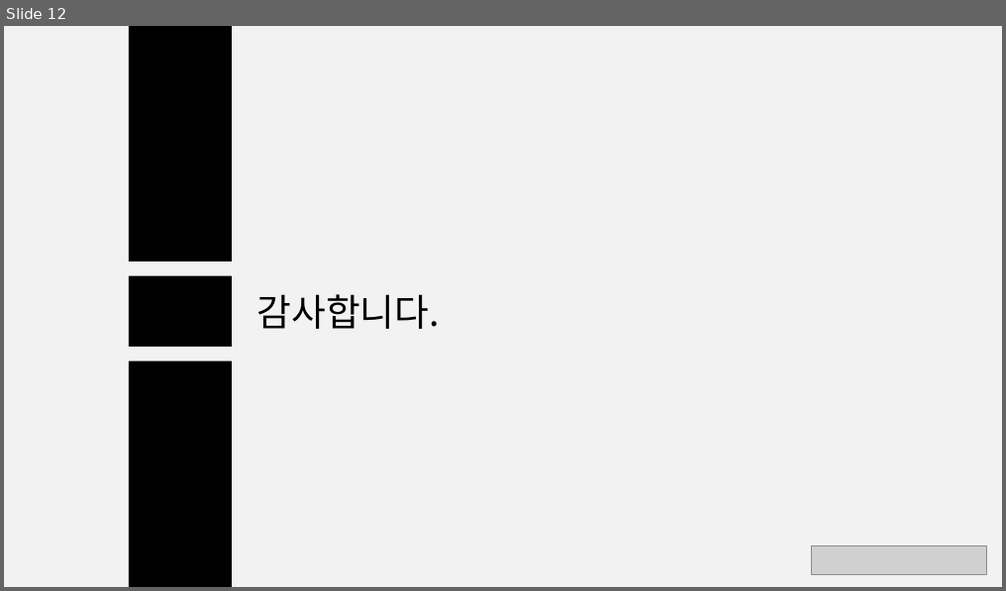
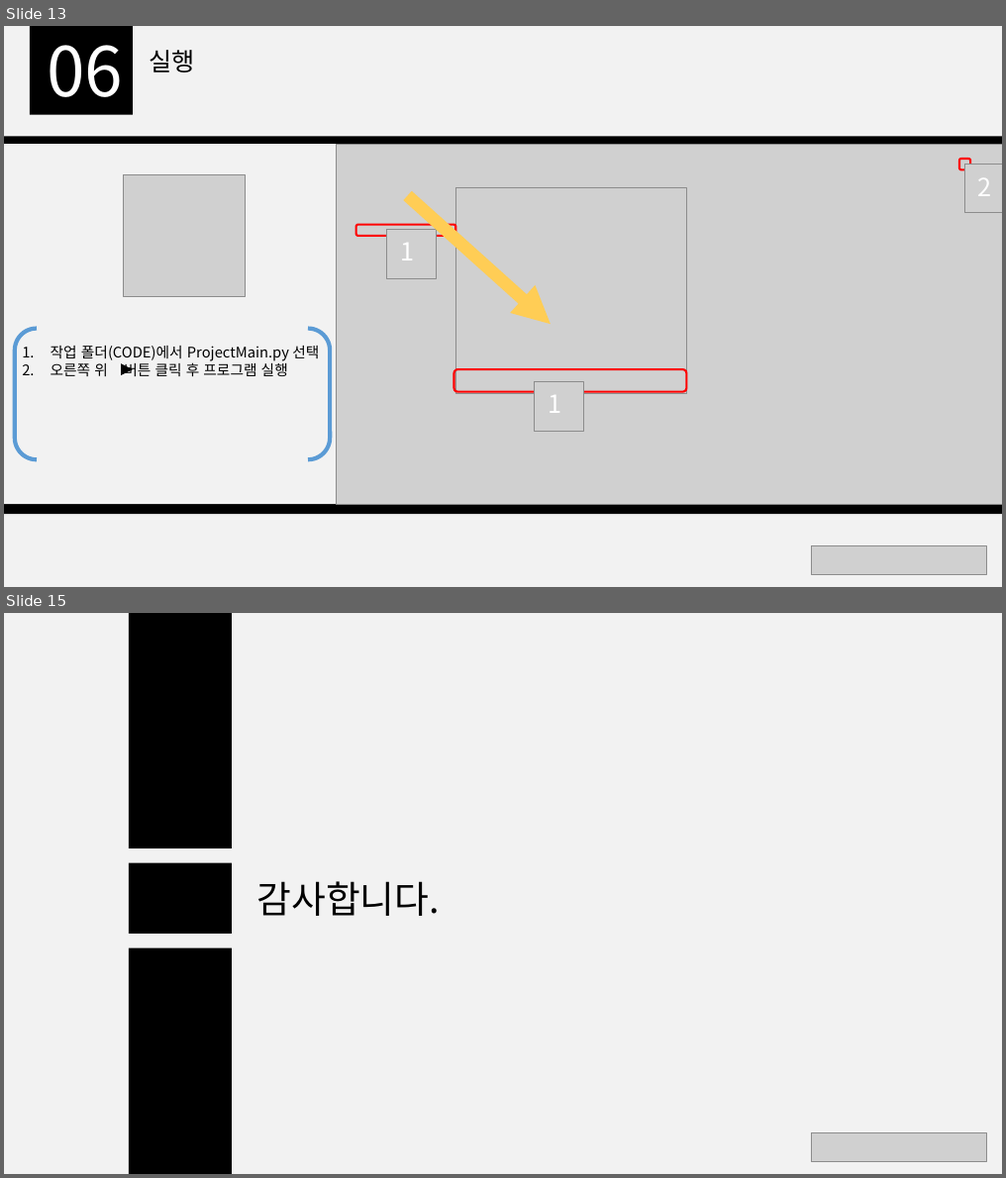
Before and after one commit to ljw971125/Python-, a slide deck: doc/개발환경 구축 가이드.pptx. Shown one above the other, each under a label of ours: slide 12 before the commit, slides 13 and 15 after it; the slides between them are not shown. The pictures are 1006x591 and 1006x1178 pixels, drawn with LibreOffice and Linux fonts; fonts in the diff are those of the drawing; grey boxes stand for pictures. Boxes give left, top, right and bottom in pixels: in the first picture for what was removed or moved away, otherwise in the second. Text is boxed around its words. In the diff, an @@ line names an element or a change of style, - is before the commit and + after.

Commit message:
프로젝트(발표)

```diff
--- a/doc/개발환경 구축 가이드.pptx
+++ b/doc/개발환경 구축 가이드.pptx
@@ slide 13 added at bbox=[4, 26, 1002, 587], background #F2F2F2 @@
@@ rectangle added at bbox=[30, 26, 133, 115], fill #000000 @@
@@ text added at bbox=[47, 45, 123, 97], 66 pt, text #FFFFFF @@
+06
@@ text added at bbox=[150, 50, 195, 73], 24 pt, text #000000 @@
+실행
@@ rectangle added at bbox=[4, 136, 1002, 514], fill #000000 @@
@@ rectangle added at bbox=[4, 144, 1002, 505], fill #F2F2F2 @@
@@ picture added at bbox=[337, 144, 1002, 505] @@
@@ rounded rectangle added at bbox=[960, 159, 971, 170], outline #FF0000 2 pt @@
@@ picture added at bbox=[965, 165, 1002, 212] @@
@@ picture added at bbox=[123, 174, 245, 296] @@
@@ arrow added from (408, 196) to (550, 324), #FFCD55 12 pt @@
@@ picture added at bbox=[456, 188, 687, 393] @@
@@ text added at bbox=[978, 178, 992, 196], 24 pt, text #FFFFFF @@
+2
@@ rounded rectangle added at bbox=[355, 224, 455, 236], outline #FF0000 2 pt @@
@@ picture added at bbox=[386, 230, 436, 279] @@
@@ text added at bbox=[400, 243, 414, 261], 24 pt, text #FFFFFF @@
+1
@@ bracket pair added at bbox=[15, 329, 330, 461], outline #5B9BD5 4 pt @@
@@ text added at bbox=[51, 346, 319, 376], 14 pt, text #000000 @@
+1. 작업 폴더(CODE)에서 ProjectMain.py 선택
+2. 오른쪽 위 버튼 클릭 후 프로그램 실행
@@ triangle added at bbox=[121, 364, 133, 375], fill #000000 @@
@@ rounded rectangle added at bbox=[453, 370, 687, 392], outline #FF0000 2 pt @@
@@ picture added at bbox=[535, 381, 584, 431] @@
@@ text added at bbox=[548, 395, 561, 413], 24 pt, text #FFFFFF @@
+1
@@ picture added at bbox=[812, 547, 986, 574] @@
@@ what was slide 12 is now slide 15 @@
```
Also in this commit, not shown: 10 slides changed, 3 other slides added, 1 slide removed.
